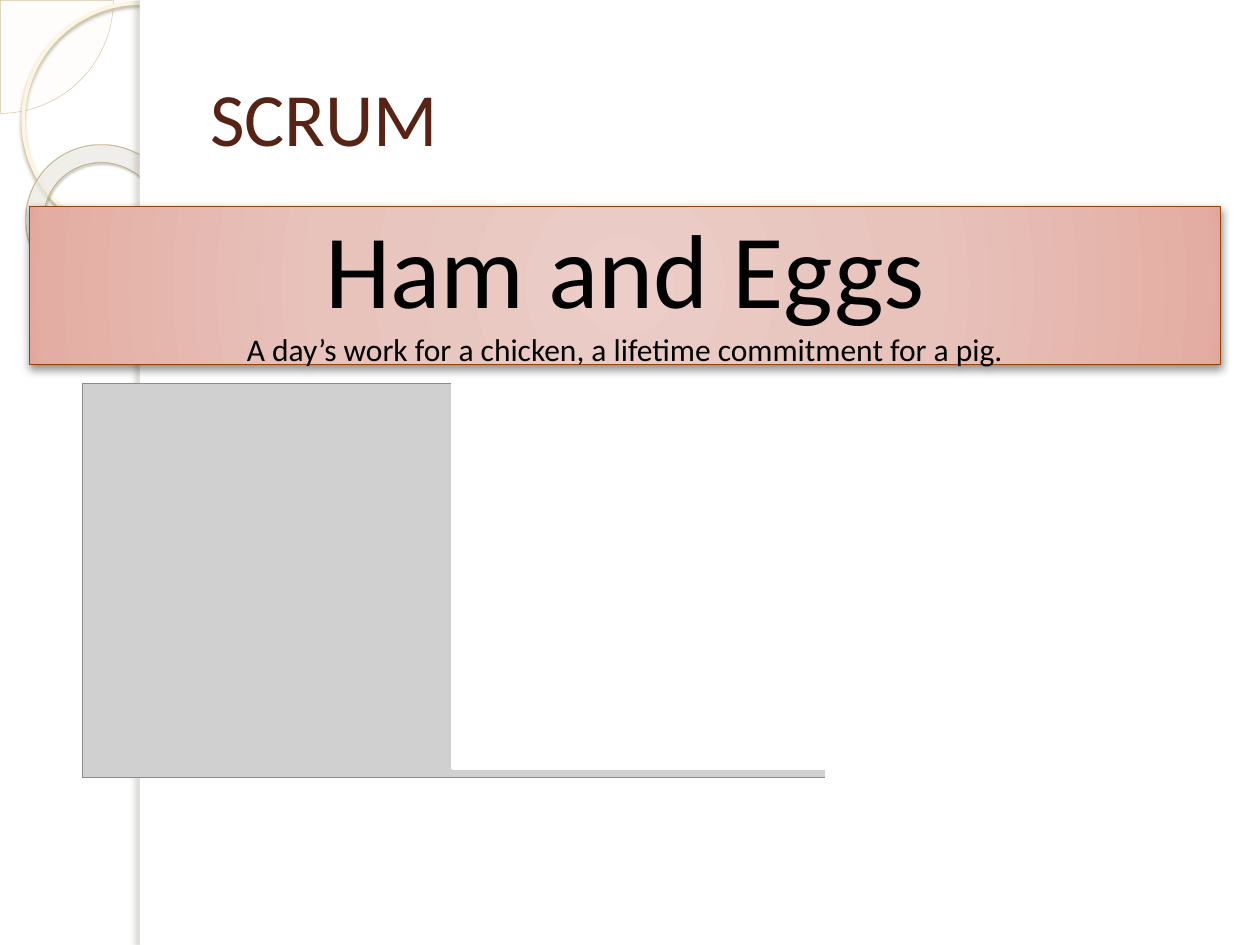
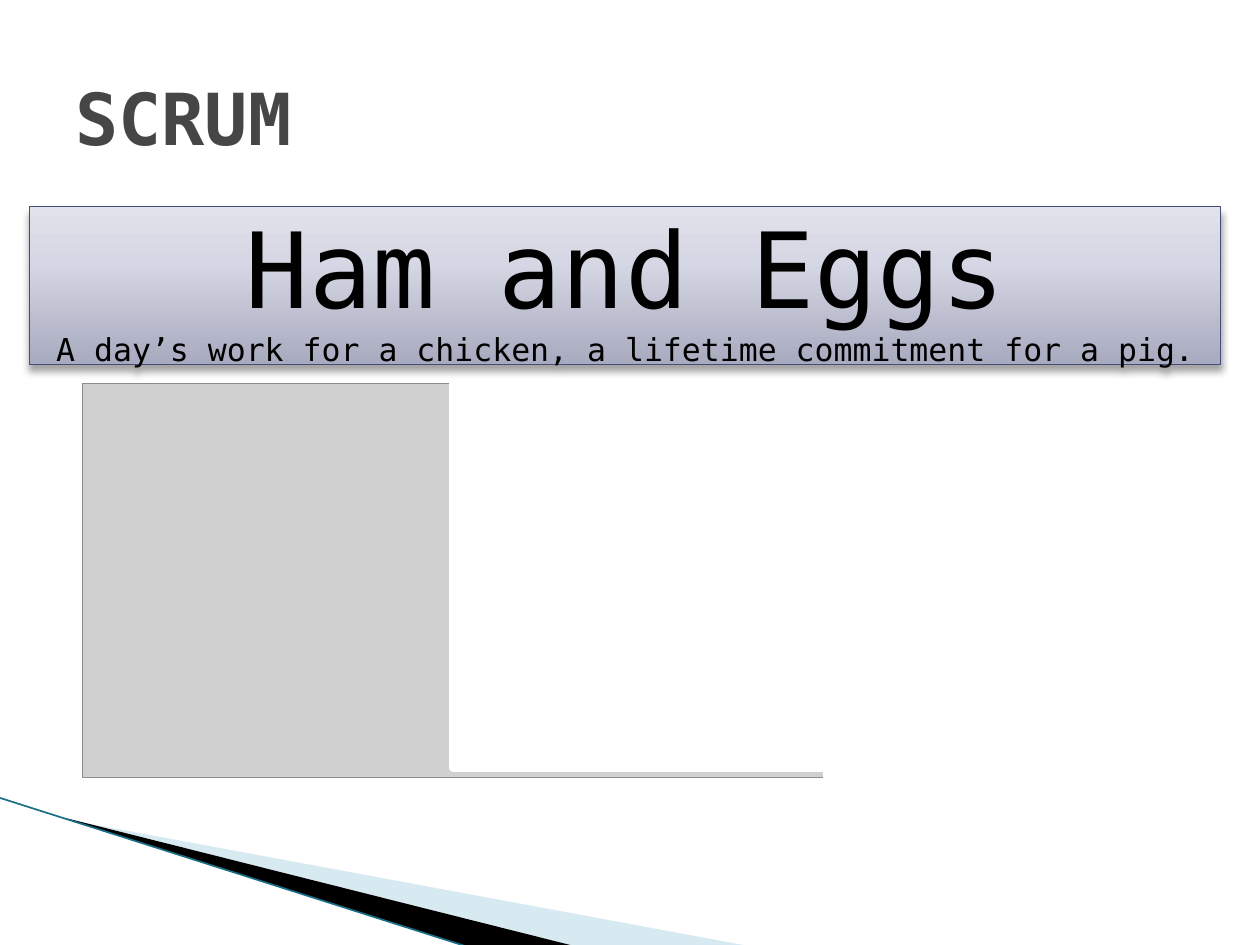
Before and after one commit to michelgrootjans/foresee, a slide deck: slide 2 of Agile.net/ScrumAndXp.pptx. Drawn at 1260x945 pixels with LibreOffice and Linux fonts; fonts in the diff are those of the drawing; grey boxes stand for pictures; background and template pictures are left out. Boxes give left, top, right and bottom in pixels: in the first picture for what was removed or moved away, otherwise in the second. Text is boxed around its words. In the diff, an @@ line names an element or a change of style, - is before the commit and + after.

Commit message:
completed the scrum part of the presentation

```diff
--- a/Agile.net/ScrumAndXp.pptx
+++ b/Agile.net/ScrumAndXp.pptx
@@ pie slice (boxed as its full ellipse) removed at (0, 0, 113, 113) @@
@@ ellipse removed at (23, 3, 257, 237) @@
@@ rectangle removed at (140, 0, 1260, 945) @@
@@ rectangle removed at (140, 0, 150, 945) @@
@@ title "SCRUM": place and size @@
-title "SCRUM" at (210, 97, 438, 147)
+title "SCRUM" at (75, 91, 291, 146)
@@ title "SCRUM" at (75, 91, 291, 146): size 43 to 41 pt, font Calibri to DejaVu Sans Mono, text colour #572314 to #464646, bold on @@
@@ donut removed at (0, 113, 211, 329) @@
@@ rectangle "Ham and Eggs" at (29, 207, 1220, 364): font Calibri to DejaVu Sans Mono; fill gradient #ECCEC9 to #E9C3BC to #E4AFA4 to #E4A89B to gradient #A8AAC0 to #D6D7E3 to #E2E2EC; outline #964305 0.75 pt to #474B78 0.75 pt; shadow changed @@
@@ text "Roles": place and size @@
-text "Roles" at (261, 240, 629, 343)
+text "Roles" at (126, 231, 549, 310)
@@ text "Roles" at (126, 231, 549, 310): size 32 to 27 pt in "Roles"; font Calibri to DejaVu Sans Mono; size 28 to 23 pt in "Chicken and Pigs"; bullet ● to ▶; less space between paragraphs; bullet colour #3891A7 to #2DA2BF; indent changed @@
@@ rectangle at (452, 384, 866, 769): outline #FFFFFF 2 pt to #FFFFFF 4.33 pt @@
@@ rectangle at (827, 384, 1221, 798): outline #FFFFFF 2 pt to #FFFFFF 4.33 pt @@
@@ line added from (0, 798) to (467, 945), #97C5D8 0.95 pt @@
@@ freeform shape added at (67, 818, 576, 945), fill #000000 @@
@@ freeform shape added at (69, 819, 750, 945), fill #A0CBDC at 40% opacity @@
```
Also in this commit, not shown: 4 other slides changed, 4 slides added, 1 slide removed.
